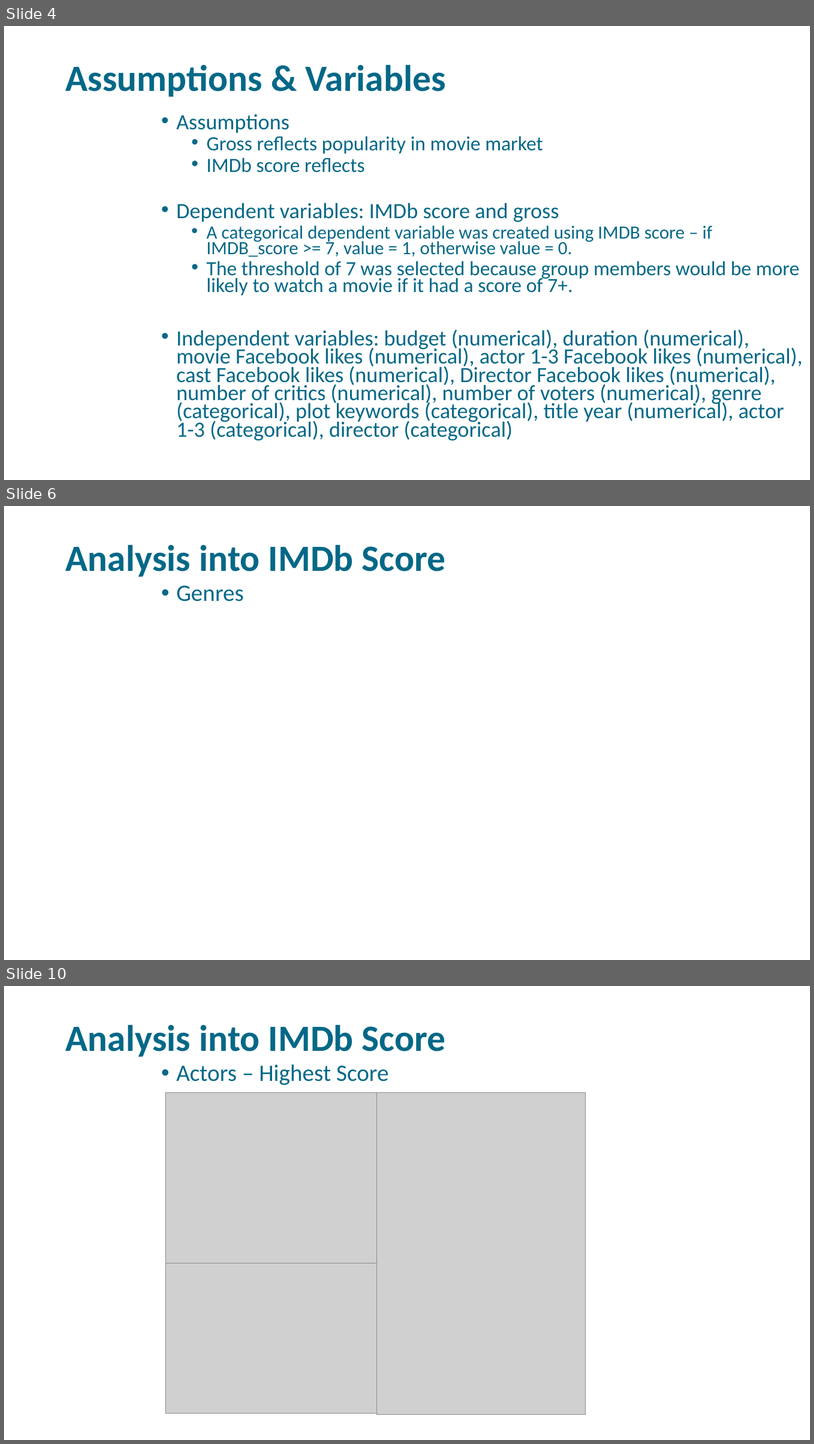
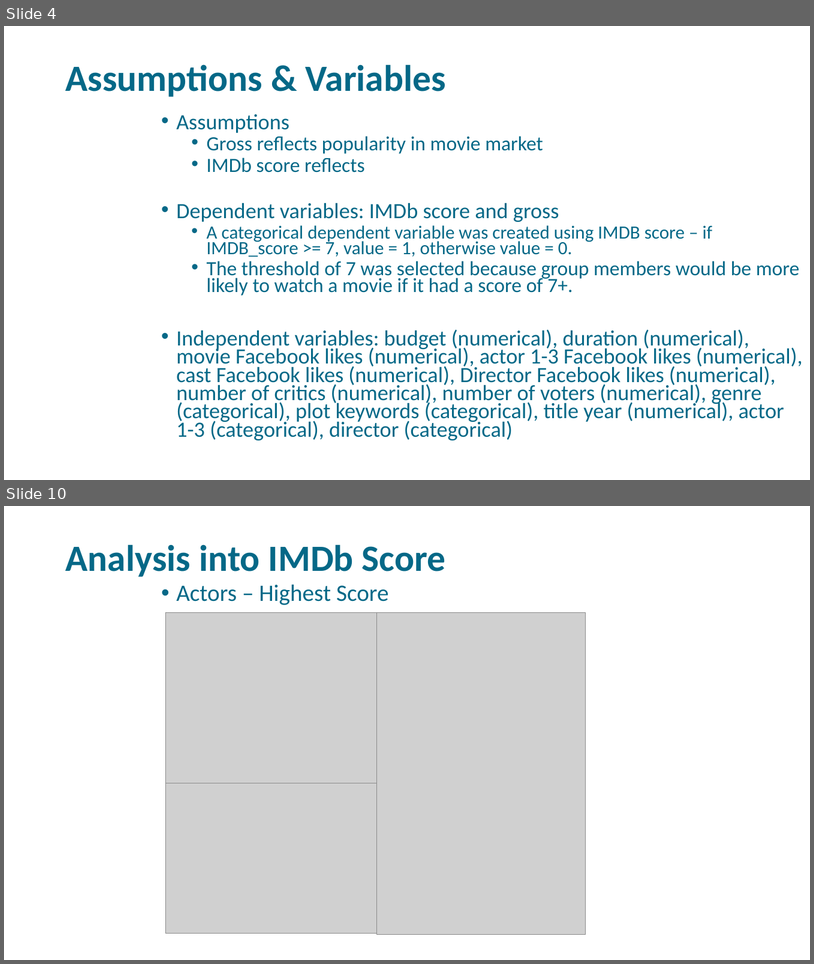
Before and after one commit to libbyYOU/IMDb-5000-movie-project, a slide deck: DSO-530 Final Project.pptx. Shown one above the other, each under a label of ours: slides 4, 6 and 10 before the commit, slides 4 and 10 after it; the slides between them are not shown. The pictures are 814x1444 and 814x964 pixels, drawn with LibreOffice and Linux fonts; fonts in the diff are those of the drawing; grey boxes stand for pictures; background and template pictures are left out. Boxes give left, top, right and bottom in pixels: in the first picture for what was removed or moved away, otherwise in the second. Text is boxed around its words. In the diff, an @@ line names an element or a change of style, - is before the commit and + after.

```diff
--- a/DSO-530 Final Project.pptx
+++ b/DSO-530 Final Project.pptx
@@ slide 6 removed at (4,506,810,960), background picture (left out) @@
@@ title removed at (65,544,446,577) @@
-Analysis into IMDb Score
@@ text removed at (176,585,244,601) @@
-• Genres
```
Also in this commit, not shown: 6 slides changed, 2 slides added, 1 other slide removed, 2 other files.
